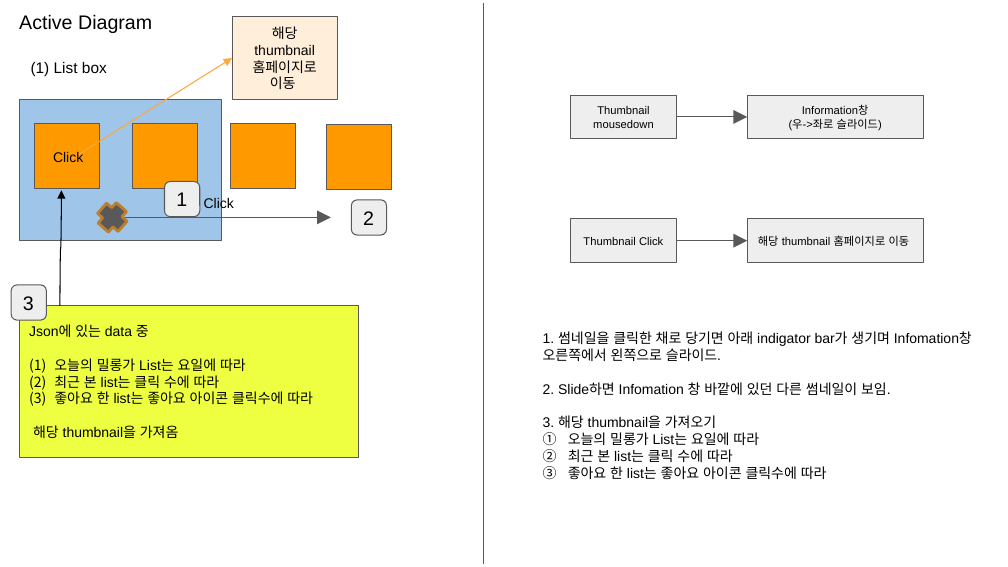
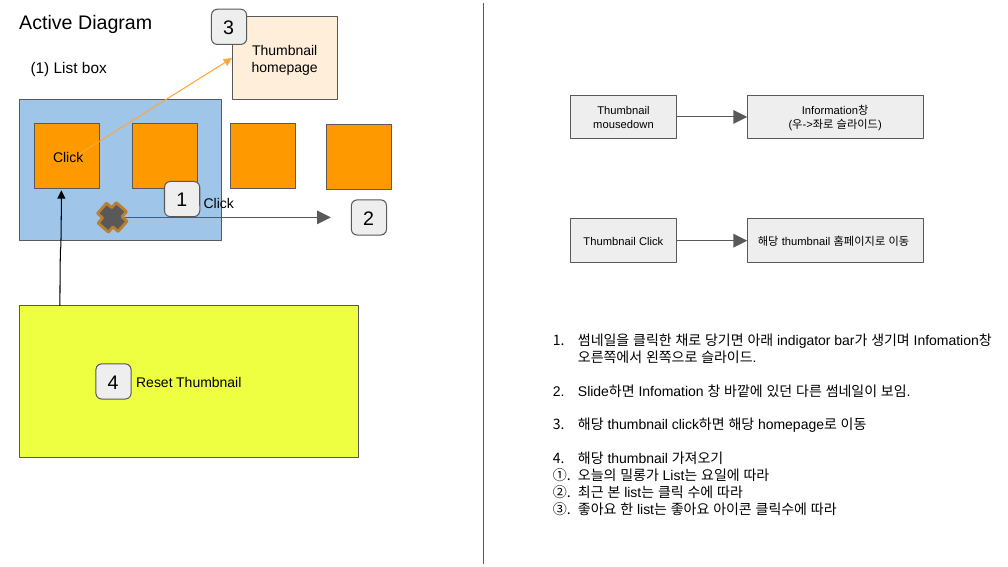
Before and after one commit to maldives0/ymillonga-map, a slide deck: slide 3 of active diagram(정주영).pptx. Drawn at 1008x567 pixels with LibreOffice and Linux fonts; fonts in the diff are those of the drawing. Boxes give left, top, right and bottom in pixels: in the first picture for what was removed or moved away, otherwise in the second. Text is boxed around its words. In the diff, an @@ line names an element or a change of style, - is before the commit and + after.

```diff
--- a/active diagram(정주영).pptx
+++ b/active diagram(정주영).pptx
@@ rounded rectangle "3": place and size @@
-rounded rectangle "3" at box(11, 285, 46, 321)
+rounded rectangle "3" at box(212, 9, 247, 44)
@@ text in rectangle at box(252, 45, 318, 75): text changed @@
-해당 thumbnail 홈페이지로 이동
+Thumbnail homepage
@@ text "썸네일을 클릭한 채로 당기면 아래 ...": place and size @@
-text "썸네일을 클릭한 채로 당기면 아래 ..." at box(543, 331, 972, 479)
+text "썸네일을 클릭한 채로 당기면 아래 ..." at box(578, 333, 992, 515)
@@ text at box(578, 333, 992, 464): text changed @@
-1. 썸네일을 클릭한 채로 당기면 아래 indigator bar가 생기며 Infomation창 오른쪽에서 왼쪽으로 슬라이드.
-2. Slide하면 Infomation 창 바깥에 있던 다른 썸네일이 보임.
-3. 해당 thumbnail을 가져오기
+1. 썸네일을 클릭한 채로 당기면 아래 indigator bar가 생기며 Infomation창 오른쪽에서 왼쪽으로 슬라이드.
+2. Slide하면 Infomation 창 바깥에 있던 다른 썸네일이 보임.
+3. 해당 thumbnail click하면 해당 homepage로 이동
+4. 해당 thumbnail 가져오기
@@ rounded rectangle added at box(96, 364, 131, 399), fill #EEEEEE, outline #595959 0.75 pt, 14 pt, text #000000 @@
+4
@@ text in rectangle at box(136, 377, 241, 387): text changed @@
-Json에 있는 data 중
-(1) 오늘의 밀롱가 List는 요일에 따라
-(2) 최근 본 list는 클릭 수에 따라
-(3) 좋아요 한 list는 좋아요 아이콘 클릭수에 따라
-해당 thumbnail을 가져옴
+Reset Thumbnail
```
Also in this commit, not shown: 1 other slide changed.
